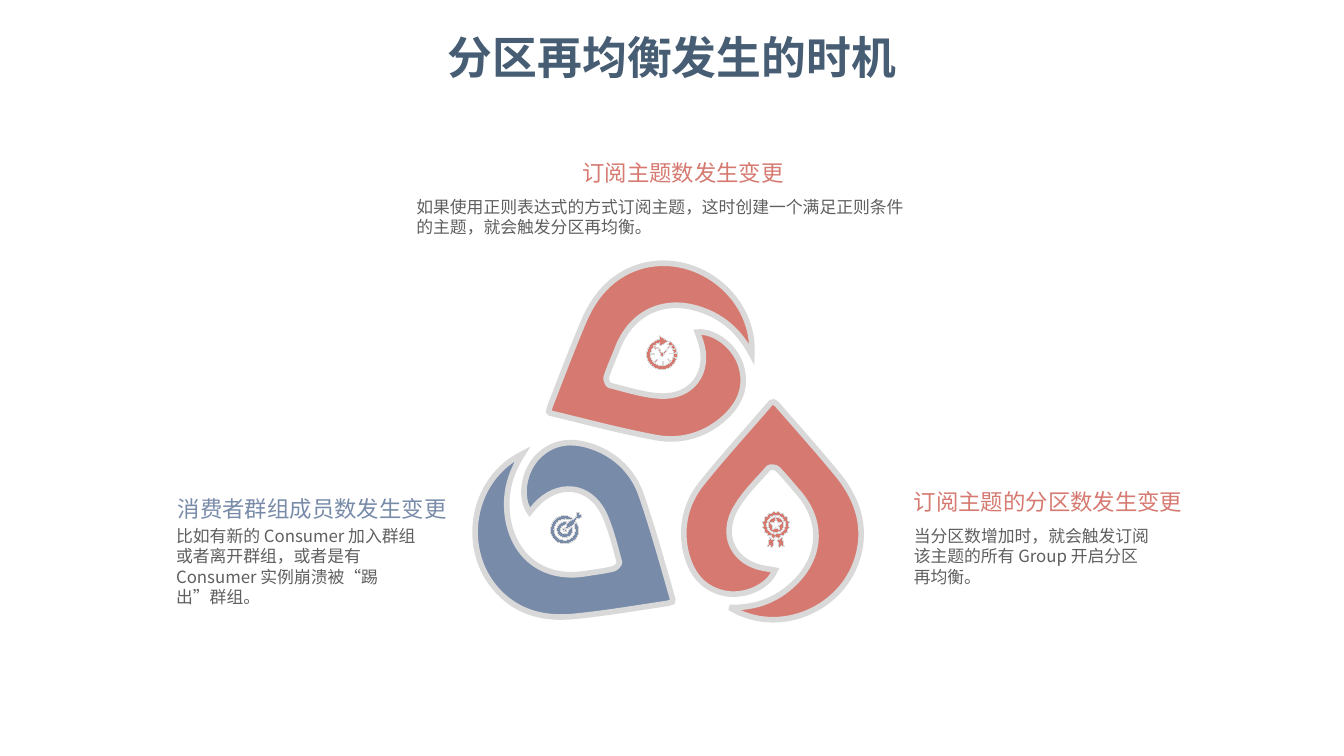
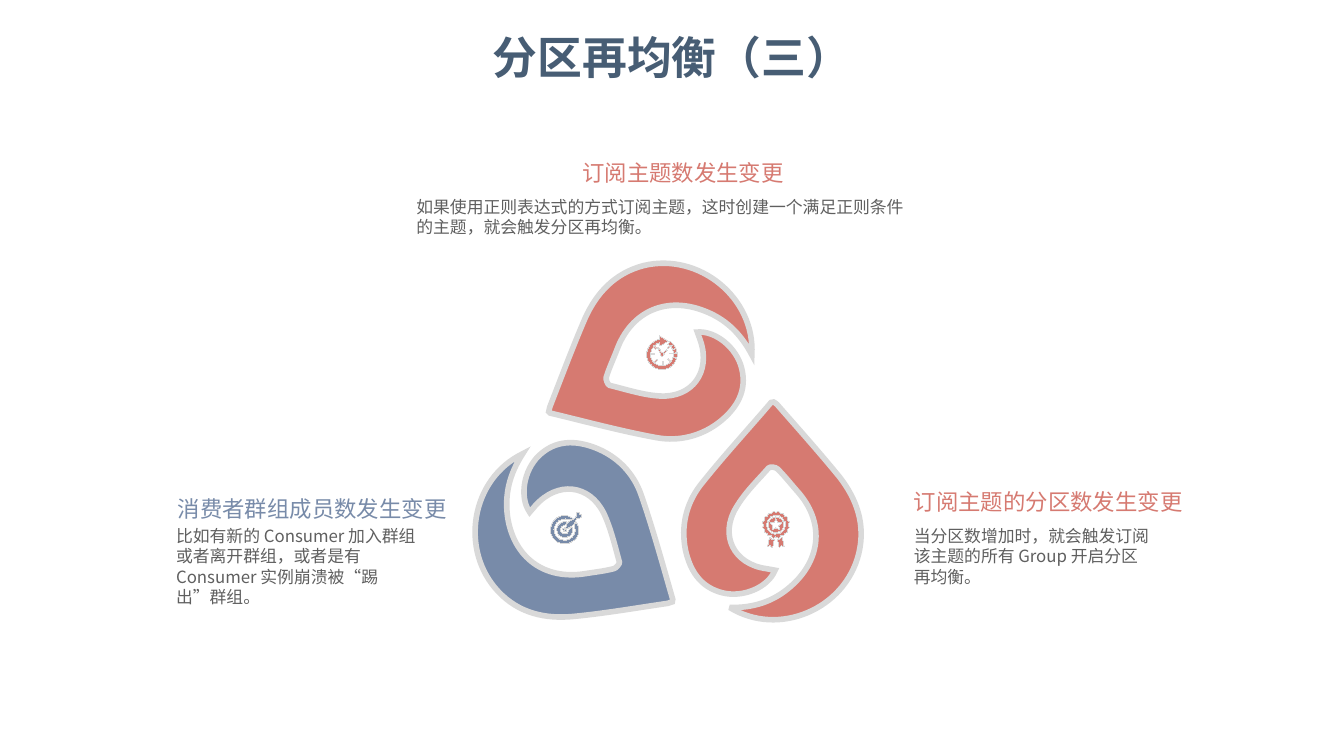
Before and after one commit to dunwu/bigdata-tutorial, a slide deck: slide 18 of assets/kafka/kafka.pptx (slide 16 before the commit). Drawn at 1344x756 pixels with LibreOffice and Linux fonts; fonts in the diff are those of the drawing; background and template pictures are left out. Boxes give left, top, right and bottom in pixels: in the first picture for what was removed or moved away, otherwise in the second. Text is boxed around its words. In the diff, an @@ line names an element or a change of style, - is before the commit and + after.

```diff
--- a/assets/kafka/kafka.pptx
+++ b/assets/kafka/kafka.pptx
@@ text at (x1=493, y1=35, x2=851, y2=79): text changed @@
-分区再均衡发生的时机
+分区再均衡（三）
```
Also in this commit, not shown: 7 other slides changed, 4 slides added, 2 slides removed, 7 other files.
